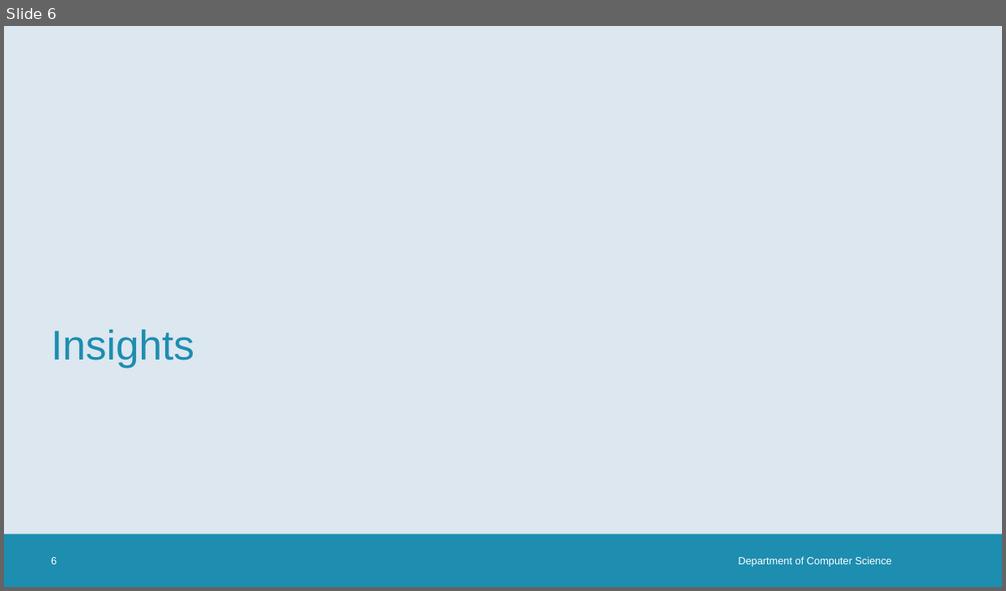
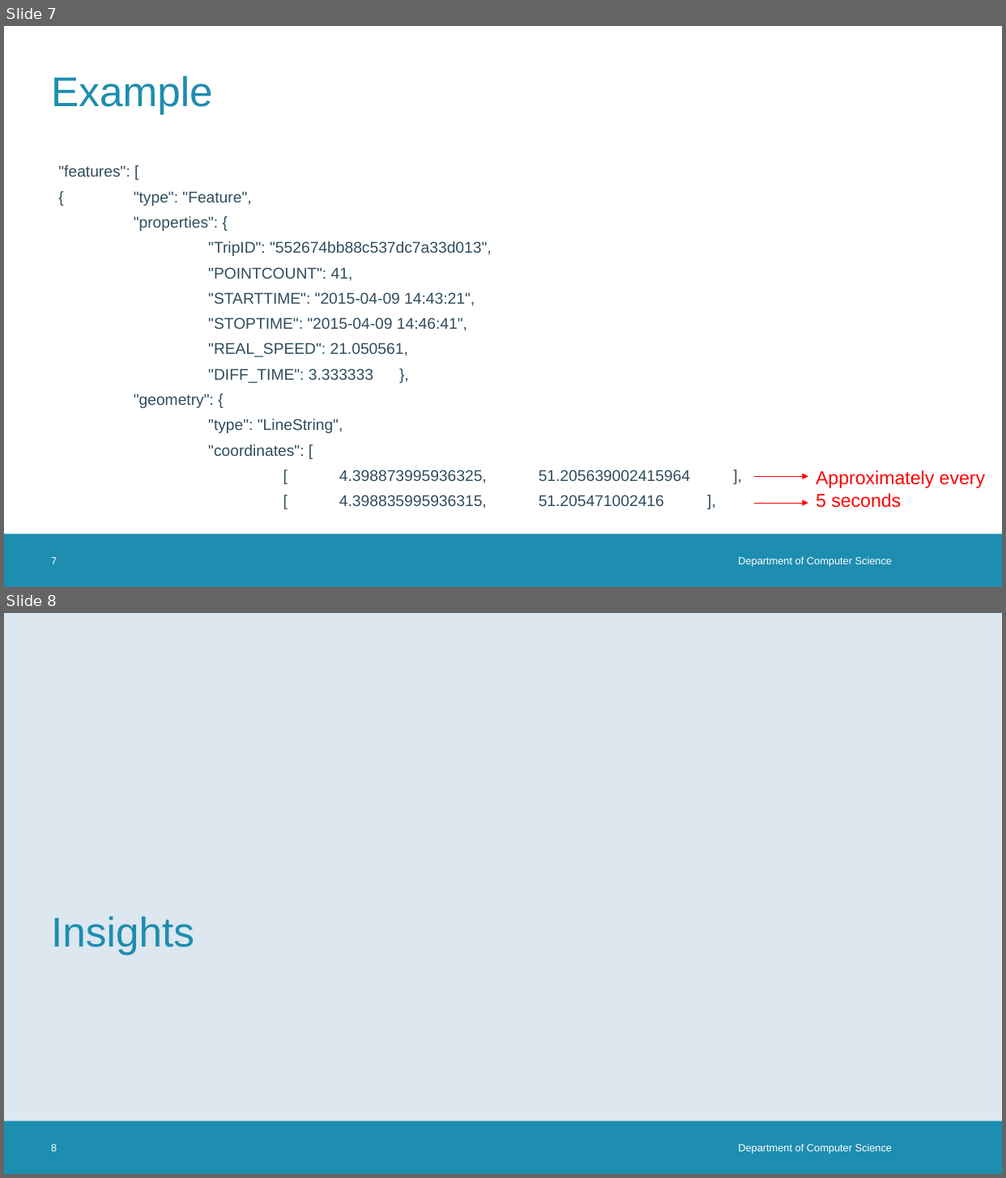
Before and after one commit to MidasLamb/IV, a slide deck: Presentations/infovis intermediate presentation.pptx. Shown one above the other, each under a label of ours: slide 6 before the commit, slides 7 and 8 after it. The pictures are 1006x591 and 1006x1178 pixels, drawn with LibreOffice and Linux fonts; fonts in the diff are those of the drawing; background and template pictures are left out. Boxes give left, top, right and bottom in pixels: in the first picture for what was removed or moved away, otherwise in the second. Text is boxed around its words. In the diff, an @@ line names an element or a change of style, - is before the commit and + after.

```diff
--- a/Presentations/infovis intermediate presentation.pptx
+++ b/Presentations/infovis intermediate presentation.pptx
@@ slide 7 added at (x1=4, y1=26, x2=1002, y2=587), background #FFFFFF; not listed: 1 template element that a slide beside it also shows @@
@@ title added at (x1=51, y1=75, x2=213, y2=114), 40 pt, text #1D8DB0 @@
+Example
@@ text added at (x1=58, y1=165, x2=690, y2=509), 15 pt, text #2F4D5D @@
+"features": [
+{ "type": "Feature",
+"properties": {
+"TripID": "552674bb88c537dc7a33d013",
+"POINTCOUNT": 41,
+"STARTTIME": "2015-04-09 14:43:21",
+"STOPTIME": "2015-04-09 14:46:41",
+"REAL_SPEED": 21.050561,
+"DIFF_TIME": 3.333333 },
+"geometry": {
+"type": "LineString",
+"coordinates": [
+[ 4.398873995936325, 51.205639002415964 ],
+[ 4.398835995936315, 51.205471002416 ],
@@ arrow added from (754, 476) to (809, 476), #FF0000 0.5 pt @@
@@ text added at (x1=816, y1=471, x2=985, y2=508), 18 pt, text #FF0000 @@
+Approximately every 5 seconds
@@ arrow added from (754, 503) to (809, 503), #FF0000 0.5 pt @@
@@ page number added at (x1=51, y1=557, x2=57, y2=565), 10 pt, text #FFFFFF @@
+7
@@ text added at (x1=738, y1=557, x2=893, y2=567), 10 pt, text #FFFFFF @@
+Department of Computer Science
@@ what was slide 6 is now slide 8 @@
```
Also in this commit, not shown: 5 slides changed, 1 other slide added.
